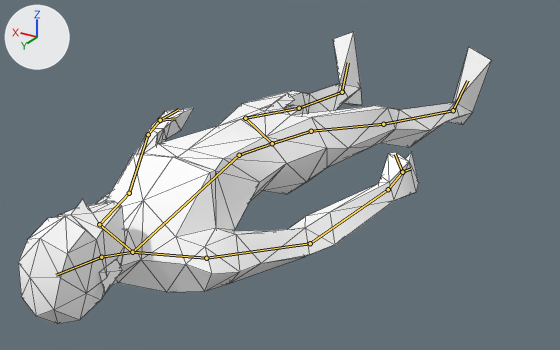
Two versions of the Blender file Art/newCharacters/maleAdjustedAnimated.blend, one commit apart.
One viewpoint serves both versions: a camera (50 mm lens) standing at (-3.92, 9.99, 2.86) and looking at (-0.2, 3.8, -0.24). Every picture has the same lights, and +X, +Y and +Z are marked at upper left. Both versions are drawn at the pose saved in each file; the numbers are the values there. The bones that bend it are drawn over the model as lines. Mesh edges are drawn as thin lines.

Objects in the first picture: 'Man'.
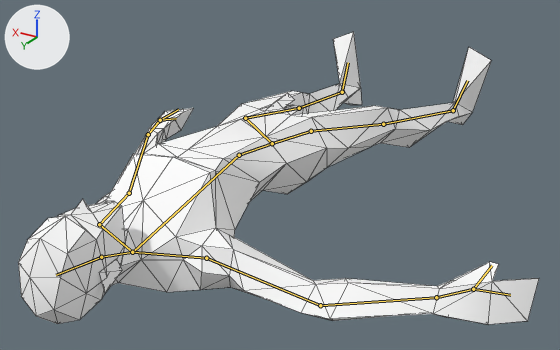
The edits, one by one:
Bone 'UpperArm_R' (bone_upperarm_r) turns from (0, 0, 0) to (27, 21, -44) degrees about its own x, y and z.

Boxes (x1, y1, x2, y2) around the edits, measured in the pictures (560 x 350 px):
'Man', posed (10% wider)
    before: (18, 32, 492, 324)
    after: (18, 32, 539, 325)
bone 'UpperArm_R', root to tip
    before: (206, 258) to (310, 243)
    after: (206, 258) to (320, 305)
